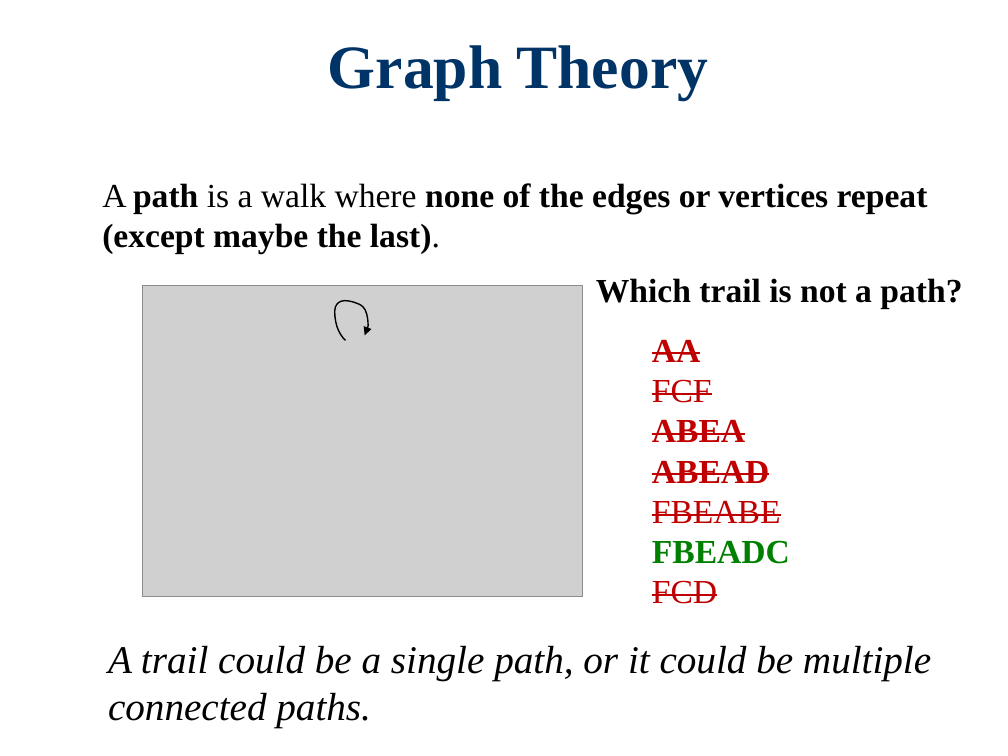
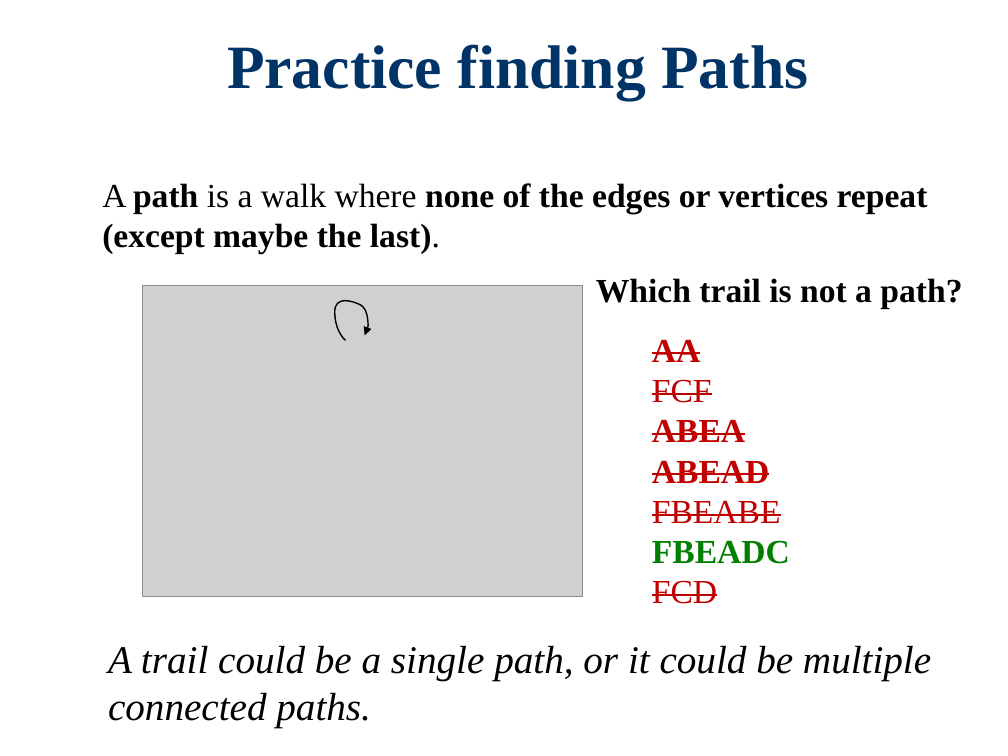
Before and after one commit to Cy-FairCS/cs3, a slide deck: slide 29 of u09a_graphTheory/notes/0 Graph Theory Terminology/Graph Theory Terms.pptx (slide 27 before the commit). Drawn at 1008x756 pixels with LibreOffice and Linux fonts; fonts in the diff are those of the drawing; grey boxes stand for pictures; background and template pictures are left out. Boxes give left, top, right and bottom in pixels: in the first picture for what was removed or moved away, otherwise in the second. Text is boxed around its words. In the diff, an @@ line names an element or a change of style, - is before the commit and + after.

```diff
--- a/u09a_graphTheory/notes/0 Graph Theory Terminology/Graph Theory Terms.pptx
+++ b/u09a_graphTheory/notes/0 Graph Theory Terminology/Graph Theory Terms.pptx
@@ title at [227,44,808,99]: text changed @@
-Graph Theory
+Practice finding Paths
```
Also in this commit, not shown: 16 other slides changed, 8 slides added, 1 slide removed, 31 other files.
